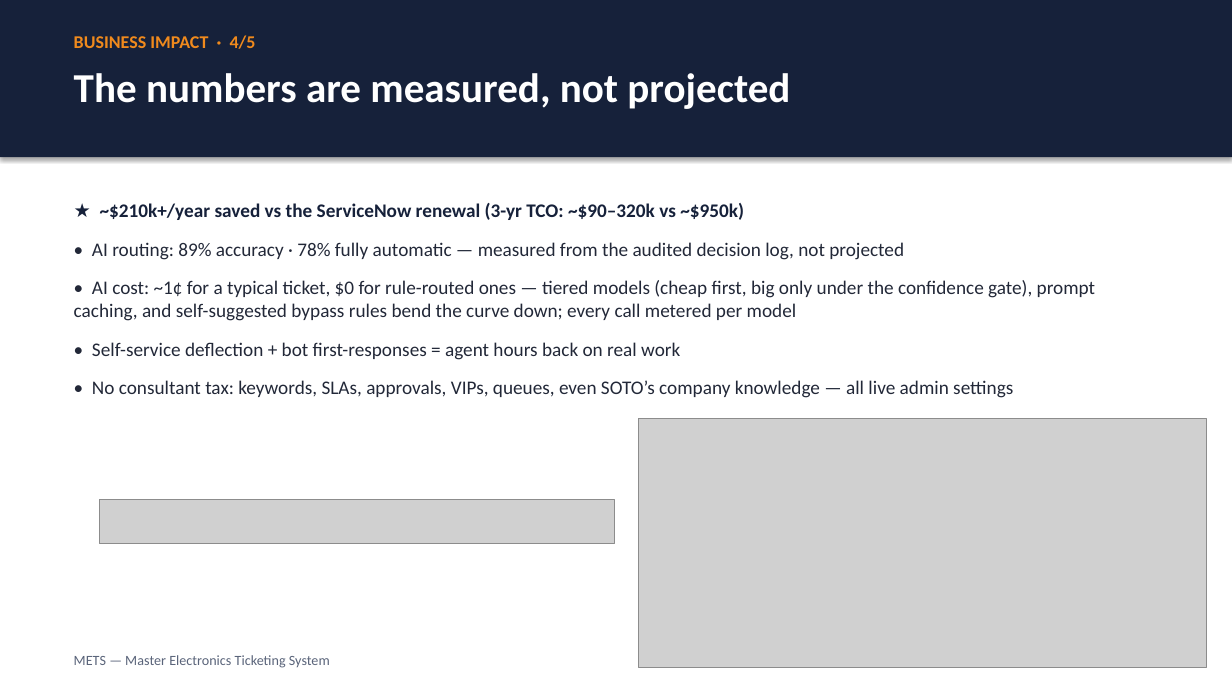
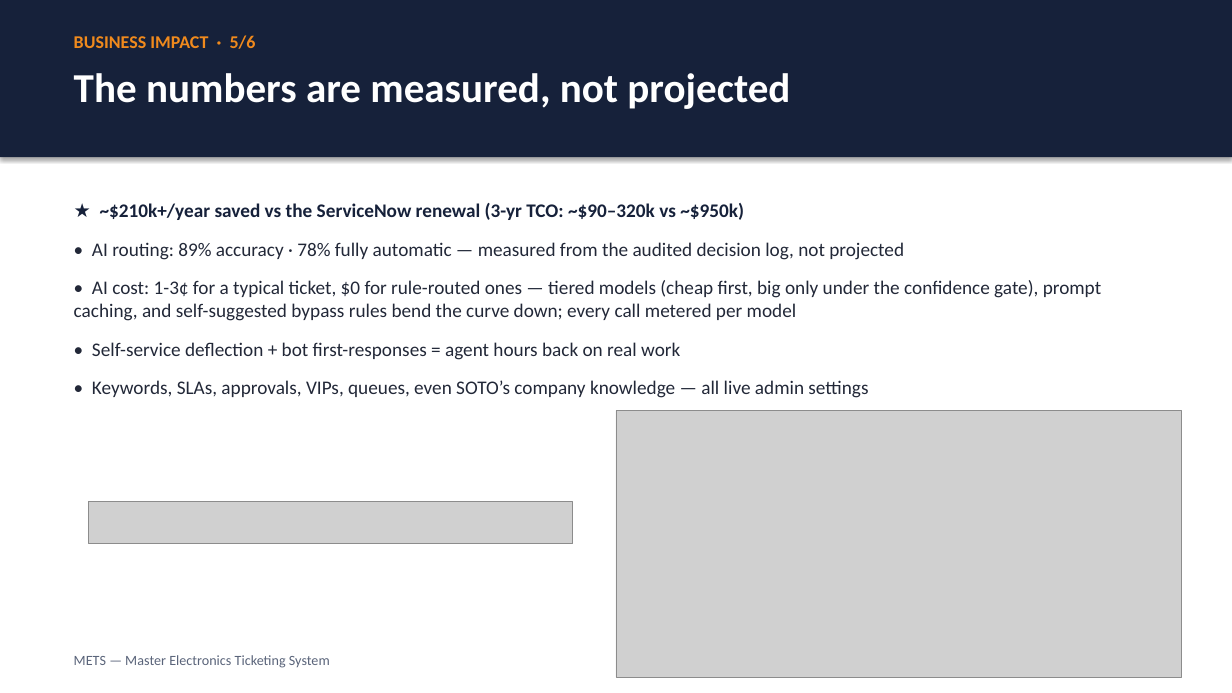
Before and after one commit to justin-rh/mets, a slide deck: slide 5 of docs/DECK.pptx (slide 4 before the commit). Drawn at 1232x693 pixels with LibreOffice and Linux fonts; fonts in the diff are those of the drawing; grey boxes stand for pictures. Boxes give left, top, right and bottom in pixels: in the first picture for what was removed or moved away, otherwise in the second. Text is boxed around its words. In the diff, an @@ line names an element or a change of style, - is before the commit and + after.

```diff
--- a/docs/DECK.pptx
+++ b/docs/DECK.pptx
@@ text at (74, 35, 256, 49): text changed @@
-BUSINESS IMPACT · 4/5
+BUSINESS IMPACT · 5/6
@@ text at (74, 280, 1101, 321): text changed @@
-• AI cost: ~1¢ for a typical ticket, $0 for rule-routed ones — tiered models (cheap first, big only under the confidence gate), prompt caching, and self-suggested bypass rules bend the curve down; every call metered per model
+• AI cost: 1-3¢ for a typical ticket, $0 for rule-routed ones — tiered models (cheap first, big only under the confidence gate), prompt caching, and self-suggested bypass rules bend the curve down; every call metered per model
@@ text at (92, 380, 868, 398): text changed @@
-• No consultant tax: keywords, SLAs, approvals, VIPs, queues, even SOTO’s company knowledge — all live admin settings
+• Keywords, SLAs, approvals, VIPs, queues, even SOTO’s company knowledge — all live admin settings
@@ picture: place and size @@
-picture at (639, 419, 1207, 667)
+picture at (616, 410, 1182, 677)
@@ picture: place and size @@
-picture at (100, 500, 615, 544)
+picture at (89, 502, 573, 544)
```
Also in this commit, not shown: 4 other slides changed, 1 slide added, 1 other file.
